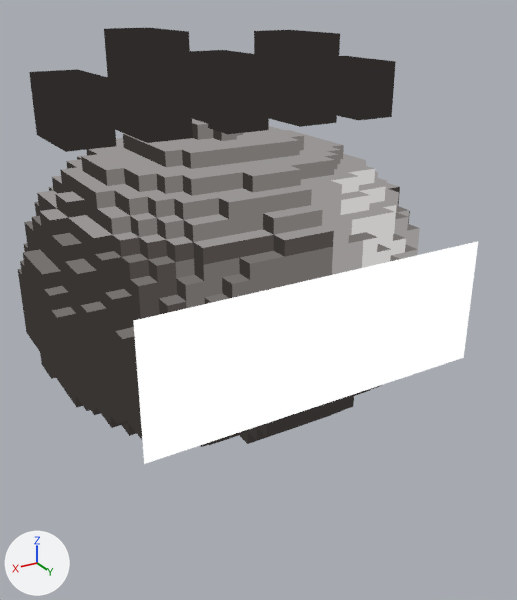
An edit to the glTF model assets/models/creatures/slime_geo_large/slime_geo_large.glb, drawn before and after from the same camera.
The view is the same before and after, from a 50 mm lens placed at (1.69, 3.2, 2.0), pointed at (-0.1, 0.21, 0.5). The axes (+X, +Y, +Z) are drawn at lower left. The lights are the same throughout. The first picture is the older version. Where no turn or scale is listed for an object, it has been applied to the vertices. Vertices at exactly the same position are counted once.

Before the edit, the objects in view are built like this:
```python
me_slime_geo_large_accessories = bpy.data.meshes.new('slime_geo_large_accessories')
me_slime_geo_large_accessories.from_pydata(...)  # a box spanning x -0.86..-0.64, y -0.15..0.28, z 0.69..0.96; a box spanning x -0.51..-0.29, y -0.15..0.28, z 0.69..1.11; a box spanning x -0.11..0.11, y -0.15..0.28, z 0.69..1.02; a box spanning x 0.29..0.51, y -0.15..0.28, z 0.69..1.13; a box spanning x 0.64..0.86, y -0.15..0.28, z 0.69..0.96
me_slime_geo_large_accessories.materials.append(mat_elementdark)
me_slime_geo_large_body = bpy.data.meshes.new('slime_geo_large_body')
me_slime_geo_large_body.from_pydata(...)  # 2434 vertices, 4864 faces; spans x -0.99..0.99, y -0.94..0.94, z -0.71..0.71
# faces by material slot: [734, 232, 1558, 1008, 562, 730, 40]
me_slime_geo_large_body.materials.append(mat_shell)
me_slime_geo_large_body.materials.append(mat_shellcenter)
me_slime_geo_large_body.materials.append(mat_shellouter)
me_slime_geo_large_body.materials.append(mat_shellbottom)
me_slime_geo_large_body.materials.append(mat_shelltop)
me_slime_geo_large_body.materials.append(mat_shelllight)
me_slime_geo_large_body.materials.append(mat_shellbright)
me_slime_geo_large_face = bpy.data.meshes.new('slime_geo_large_face')
me_slime_geo_large_face.from_pydata(...)  # 4 vertices, 2 faces; spans x -0.87..0.87, y 0.95, z -0.43..0.2
me_slime_geo_large_face.materials.append(mat_slimeface)
ob_elementdetails = bpy.data.objects.new('ElementDetails', me_slime_geo_large_accessories)
ob_elementdetails.location = (0.0, 0.0, 0.709)
ob_face = bpy.data.objects.new('Face', me_slime_geo_large_face)
ob_face.location = (0.0, 0.0, 0.709)
ob_shell = bpy.data.objects.new('Shell', me_slime_geo_large_body)
ob_shell.location = (0.0, 0.0, 0.709)
```
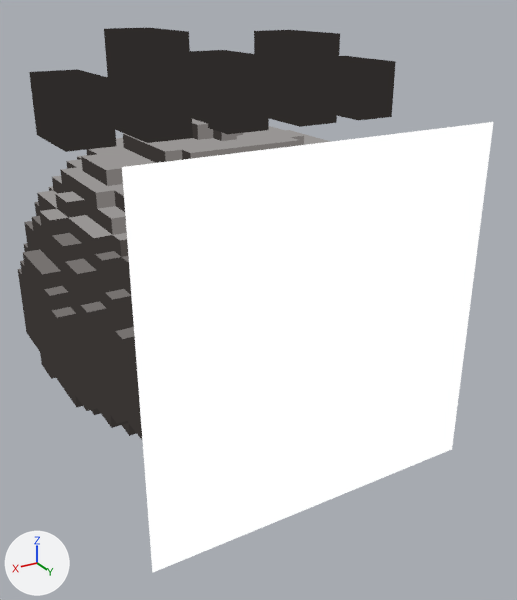
Where the change shows, as pixel boxes (x1, y1, x2, y2) in the pictures (517 x 600 px):
'Face', reshaped (8% wider, 102% taller)
    before: (133, 241, 478, 464)
    after: (122, 122, 493, 573)

What changed in the scene script:
```text
Change me_slime_geo_large_face:
    used by ob_face; location = (0.0, 0.0, 0.709)
    remove me_slime_geo_large_face.from_pydata(...)  # 4 vertices, 2 faces; spans x -0.87..0.87, y 0.95, z -0.43..0.2
    add me_slime_geo_large_face.from_pydata(...)  # 4 vertices, 2 faces; spans x -0.87..0.87, y 0.95, z -0.98..0.76
    me_slime_geo_large_face part 1
    me_slime_geo_large_face.vertices[0].co: (0.87, 0.95, -0.43) -> (0.87, 0.95, -0.98)  # pixel (144, 464) -> pixel (152, 572)
    me_slime_geo_large_face.vertices[1].co: (-0.87, 0.95, -0.43) -> (-0.87, 0.95, -0.98)  # pixel (463, 357) -> pixel (452, 449)
    me_slime_geo_large_face.vertices[2].co: (-0.87, 0.95, 0.2) -> (-0.87, 0.95, 0.76)  # pixel (478, 241) -> pixel (493, 121)
    me_slime_geo_large_face.vertices[3].co: (0.87, 0.95, 0.2) -> (0.87, 0.95, 0.76)  # pixel (133, 320) -> pixel (121, 166)
```
